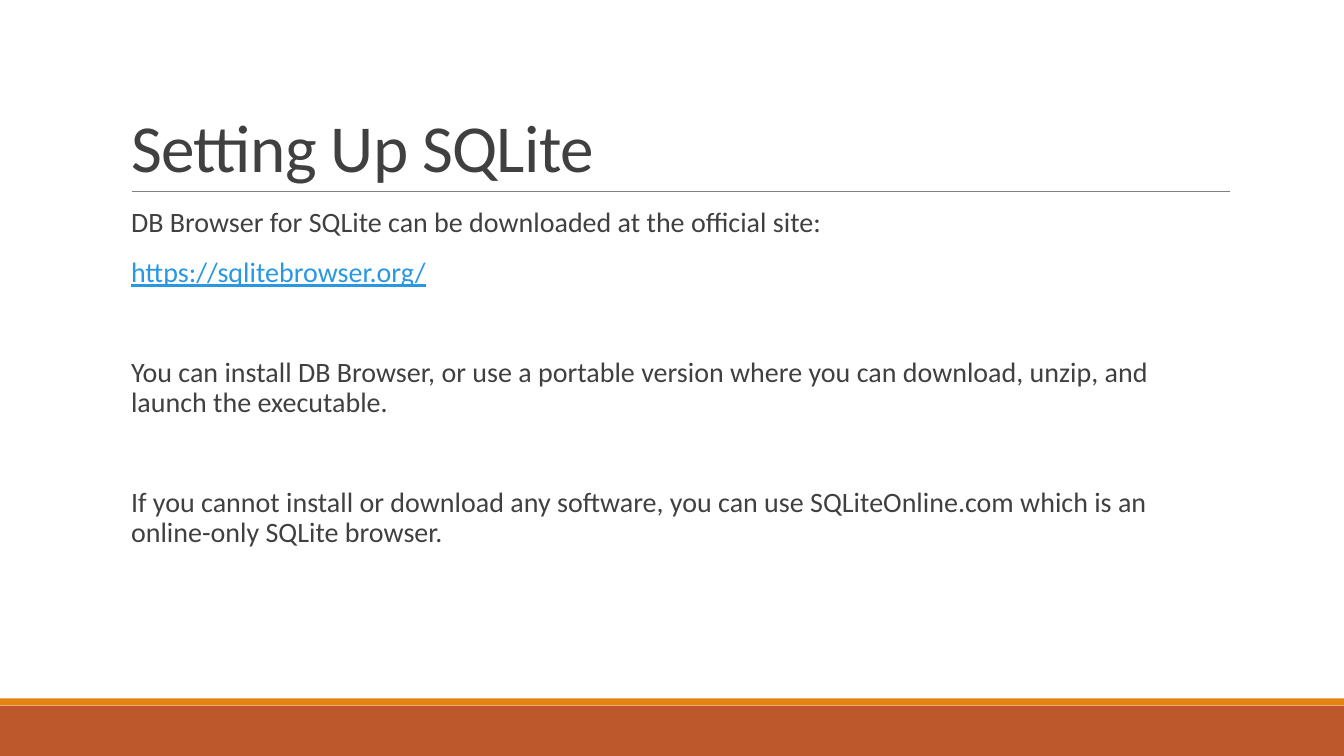
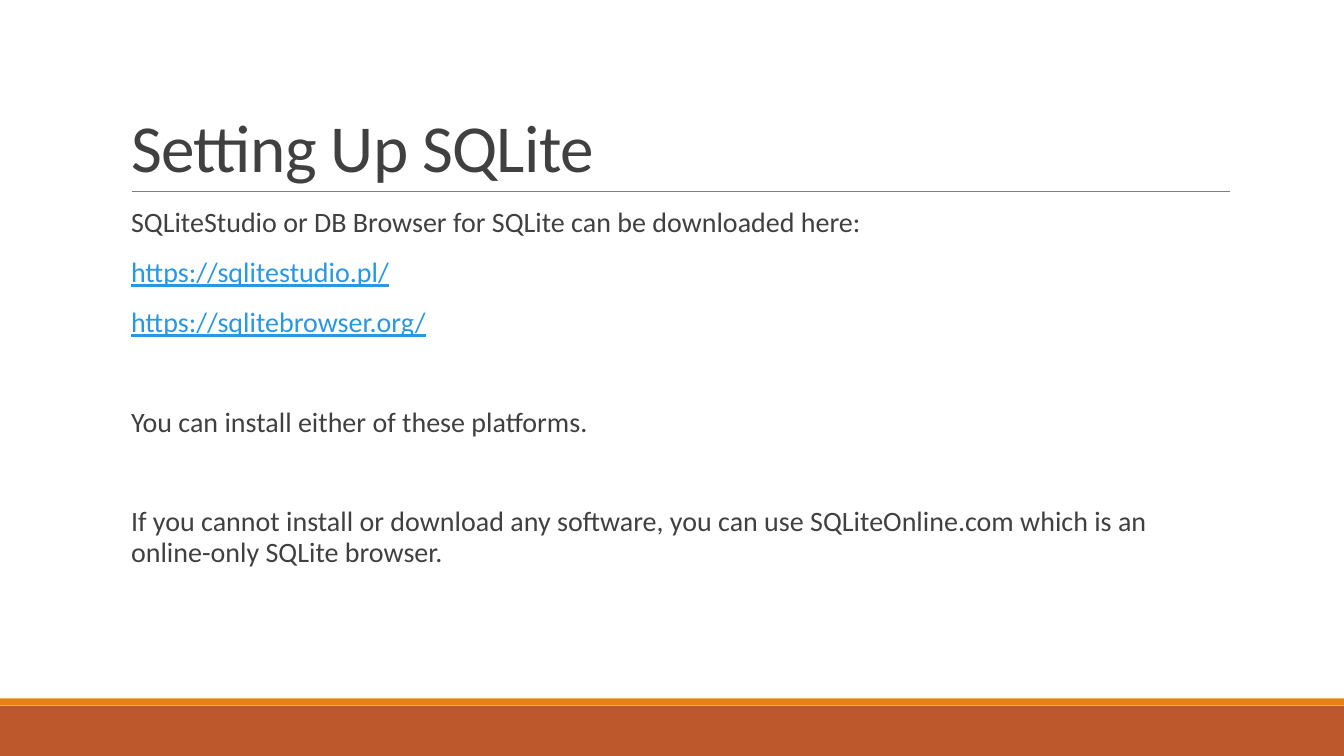
Before and after one commit to thomasnield/oreilly_intermediate_sql_for_data, a slide deck: slide 4 of oreilly_intermediate_sql_for_data_analysis.pptx. Drawn at 1344x756 pixels with LibreOffice and Linux fonts; fonts in the diff are those of the drawing. Boxes give left, top, right and bottom in pixels: in the first picture for what was removed or moved away, otherwise in the second. Text is boxed around its words. In the diff, an @@ line names an element or a change of style, - is before the commit and + after.

```diff
--- a/oreilly_intermediate_sql_for_data_analysis.pptx
+++ b/oreilly_intermediate_sql_for_data_analysis.pptx
@@ text at (131,212,861,287): text changed @@
-  DB Browser for SQLite can be downloaded at the official site:
+  SQLiteStudio or DB Browser for SQLite can be downloaded here:
+  https://sqlitestudio.pl/
@@ text at (131,412,587,437): text changed @@
-  You can install DB Browser, or use a portable version where you can download, unzip, and launch the executable.
+  You can install either of these platforms.
```
Also in this commit, not shown: 1 other file.
